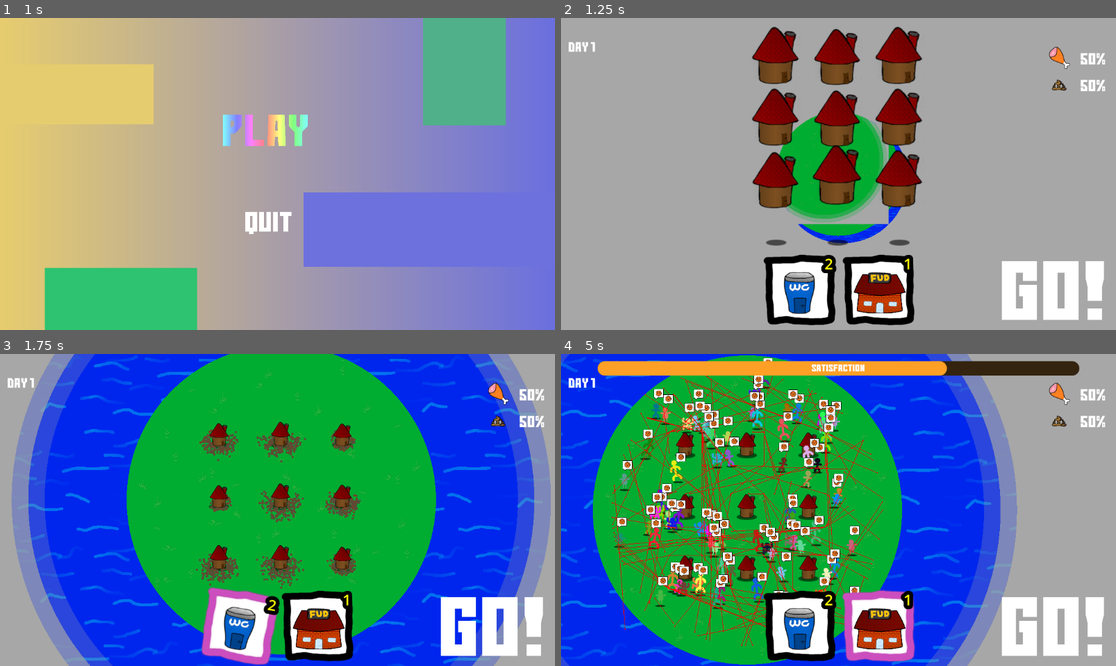
Above: before the commit, frames 1-4 (two rows, left to right).
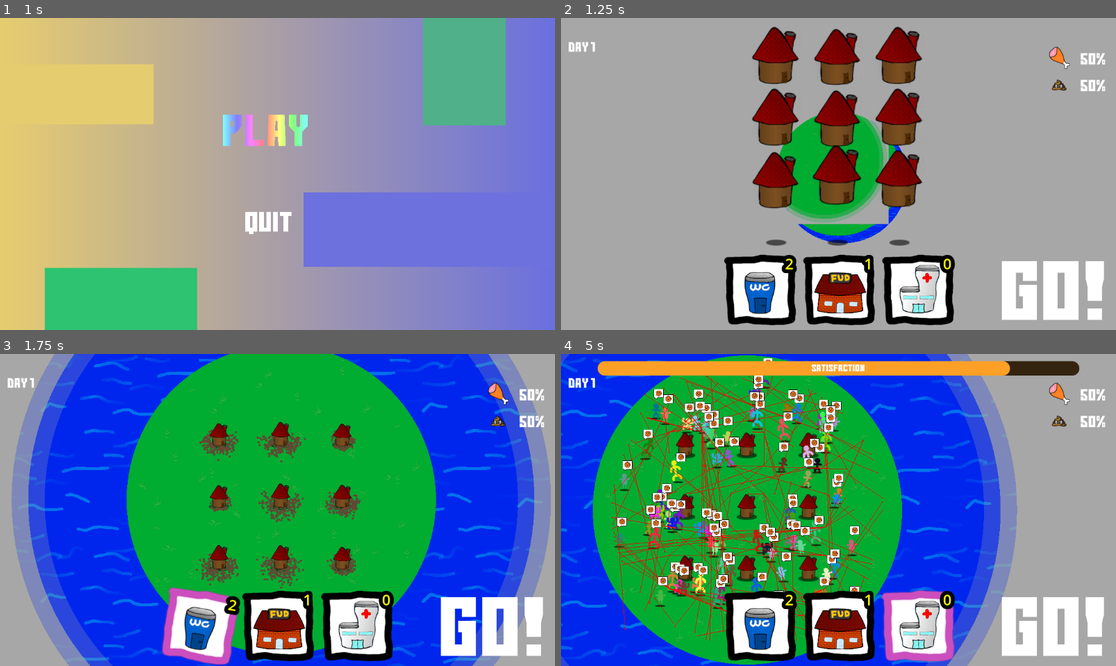
Above: after the commit, the same moments.

Repository: Viggzta/gmtk-jam-2024
Game: Godot game, scene res://main_menu.tscn
Same seed, same stepped clock (60 frames per second), same inputs: the game is played once before the commit and once after it. Sound files missing from this copy of the repository are replaced by a short silence.
Inputs (mouse positions are in pixels of both pictures, inside the frame that each line leads up to):
- Up to frame 1 (1 s): click (271, 130) at 0.5 s
- Up to frame 2 (1.25 s): no input
- Up to frame 3 (1.75 s): click "2" at 1.25 s
- Up to frame 4 (5 s): click "1" at 2 s; click (1054, 625) at 2.75 s; click (921, 628) at 3.5 s, where only the run after the commit has a clickable "0"; tap Enter at 4.25 s; move the mouse to (777, 447) at 4.27 s; press the mouse at (777, 447) at 4.28 s; hold D (right) from 4.28 s (still down)

Frame 1 is identical in both runs. In frame 2, 7.5% of the frame differs, in the area x 29-71%, y 75-99%; in frame 3, 8.2%; in frame 4, 8.5%, in the area x 29-81%, y 2-99%.

Commit message:
Add cooler levels

Diff:
--- a/src/scenes/levels/the_level.gd
+++ b/src/scenes/levels/the_level.gd
@@ -146,22 +146,30 @@
 	calculate_restrictions()
 	buildings_placed = {}
 
-func _spawn_wave(amount: int) -> void:
-	$"/root/Globals".dude_count = amount
-	print(current_max_radius)
-	for i in range(0, amount):
-		var spawn_location_radians: float = randf() * TAU
-		var spawn_location: Vector2 = Vector2(
-			cos(spawn_location_radians) * current_max_radius * building_offset + cos(spawn_location_radians) * dude_spawn_offset,
-			sin(spawn_location_radians) * current_max_radius * building_offset + sin(spawn_location_radians) * dude_spawn_offset)
-		var dude: Node2D = DUDE.instantiate()
-		dude.initialize(spawn_location, [Dude.NeedType.Eat, Dude.NeedType.Poop], building_root)
-		dude_root.add_child(dude)
+func _spawn_wave() -> void:
+	Globals.dude_count = 0
+	print("Current day: " + str(current_day))
+	for level_need_arrays: Array in Globals.level_needs[current_day]:
+		print("Step1: " + str(level_need_arrays))
+		for level_need: Pair in level_need_arrays:
+			print("Step2: " + str(level_need))
+			for i in range(0, level_need.count):
+				var spawn_location_radians: float = randf() * TAU
+				var spawn_location: Vector2 = Vector2(
+					cos(spawn_location_radians) * current_max_radius * building_offset + cos(spawn_location_radians) * dude_spawn_offset,
+					sin(spawn_location_radians) * current_max_radius * building_offset + sin(spawn_location_radians) * dude_spawn_offset)
+				_spawn_dude(spawn_location, level_need.needs_array)
+
+func _spawn_dude(spawn_location: Vector2, needs: Array[Dude.NeedType]) -> void:
+	var dude: Node2D = DUDE.instantiate()
+	dude.initialize(spawn_location, needs.duplicate(), building_root)
+	dude_root.add_child(dude)
+	Globals.dude_count += 1
 
 func _on_hud_pressed() -> void:
 	if Globals.current_state == Globals.GameState.Setup:
 		_lock_in_all_buildings()
-		_spawn_wave(dude_amount)
+		_spawn_wave()
 		_transition_game_state(globals.GameState.Rush)
 
 func _lock_in_all_buildings() -> void:
--- a/src/scenes/npc/dude.gd
+++ b/src/scenes/npc/dude.gd
@@ -1,7 +1,13 @@
 class_name Dude
 extends RigidBody2D
 
-enum NeedType {Poop, Eat, Entertainment, MedicalCare, HouseWalk}
+enum NeedType {
+	Poop,
+	Eat,
+	Entertainment,
+	MedicalCare,
+	HouseWalk,
+}
 
 const SPLAT = preload("res://scenes/npc/splat.tscn")
 
--- a/src/scenes/ui/action_bar.gd
+++ b/src/scenes/ui/action_bar.gd
@@ -5,12 +5,14 @@
 const BAJA_MAJA = preload("res://art/buildings/baja-maja.png")
 const HOUSE = preload("res://art/buildings/house3.png")
 const DONKEN = preload("res://art/buildings/donken.png")
+const HOSPITAL = preload("res://art/buildings/hospital.png")
 
 @export var button_offset: float = 100.
 
 func _ready() -> void:
 	_init_building_button(BAJA_MAJA, BuildingType.Type.ShitHouse)
 	_init_building_button(DONKEN, BuildingType.Type.Donken)
+	_init_building_button(HOSPITAL, BuildingType.Type.Hospital)
 
 func _init_building_button(resource : Resource, building_type : BuildingType.Type) -> void:
 	var ab: ActionButton = ACTION_BUTTON.instantiate()
--- a/src/scenes/ui/building_type.gd
+++ b/src/scenes/ui/building_type.gd
@@ -2,4 +2,4 @@
 
 extends Node
 
-enum Type { ShitHouse, House, Donken }
+enum Type { ShitHouse, House, Donken, Hospital }
--- a/src/scripts/Globals.gd
+++ b/src/scripts/Globals.gd
@@ -8,7 +8,7 @@
 
 var dude_count: int = 0
 var total_needs: int = 0
-var current_day :int = 0
+var current_day :int = 1
 var camera_shake: float = 0
 
 enum GameState { Setup, Rush, Failure, Success }
@@ -27,26 +27,46 @@
 	8 : {BuildingType.Type.ShitHouse : 4, BuildingType.Type.Donken : 4},
 	9 : {BuildingType.Type.ShitHouse : 4, BuildingType.Type.Donken : 4},
 	10 : {BuildingType.Type.ShitHouse : 4, BuildingType.Type.Donken : 4},
-	11 : {BuildingType.Type.ShitHouse : 4, BuildingType.Type.Donken : 4},
-	12 : {BuildingType.Type.ShitHouse : 4, BuildingType.Type.Donken : 4},
-	13 : {BuildingType.Type.ShitHouse : 4, BuildingType.Type.Donken : 4},
-	14 : {BuildingType.Type.ShitHouse : 4, BuildingType.Type.Donken : 4},
-	15 : {BuildingType.Type.ShitHouse : 4, BuildingType.Type.Donken : 4},
-	16 : {BuildingType.Type.ShitHouse : 4, BuildingType.Type.Donken : 4},
-	17 : {BuildingType.Type.ShitHouse : 4, BuildingType.Type.Donken : 4},
-	18 : {BuildingType.Type.ShitHouse : 4, BuildingType.Type.Donken : 4},
-	19 : {BuildingType.Type.ShitHouse : 4, BuildingType.Type.Donken : 4},
-	20 : {BuildingType.Type.ShitHouse : 4, BuildingType.Type.Donken : 4},
-	21 : {BuildingType.Type.ShitHouse : 4, BuildingType.Type.Donken : 4},
-	22 : {BuildingType.Type.ShitHouse : 4, BuildingType.Type.Donken : 4},
-	23 : {BuildingType.Type.ShitHouse : 4, BuildingType.Type.Donken : 4},
-	24 : {BuildingType.Type.ShitHouse : 4, BuildingType.Type.Donken : 4},
-	25 : {BuildingType.Type.ShitHouse : 4, BuildingType.Type.Donken : 4},
-	26 : {BuildingType.Type.ShitHouse : 4, BuildingType.Type.Donken : 4},
-	27 : {BuildingType.Type.ShitHouse : 4, BuildingType.Type.Donken : 4},
-	28 : {BuildingType.Type.ShitHouse : 4, BuildingType.Type.Donken : 4},
-	29 : {BuildingType.Type.ShitHouse : 4, BuildingType.Type.Donken : 4},
-	30 : {BuildingType.Type.ShitHouse : 4, BuildingType.Type.Donken : 4}
+}
+
+var level_needs: Dictionary = {
+	1 : [
+		[Pair.new([Dude.NeedType.Eat], 80)],
+	],
+	2 : [
+		[Pair.new([Dude.NeedType.Poop], 80)],
+	],
+	3 : [
+		[Pair.new([Dude.NeedType.Eat], 80)],
+		[Pair.new([Dude.NeedType.Poop], 80)],
+	],
+	4 : [
+		[Pair.new([Dude.NeedType.Eat, Dude.NeedType.Poop], 80)],
+	],
+	5 : [
+		[Pair.new([Dude.NeedType.Eat, Dude.NeedType.Poop], 80)],
+		[Pair.new([Dude.NeedType.Poop], 80)],
+	],
+	6 : [
+		[Pair.new([Dude.NeedType.Eat, Dude.NeedType.Poop], 80)],
+		[Pair.new([Dude.NeedType.Poop], 80)],
+	],
+	7 : [
+		[Pair.new([Dude.NeedType.Eat, Dude.NeedType.Poop], 80)],
+		[Pair.new([Dude.NeedType.Poop], 80)],
+	],
+	8 : [
+		[Pair.new([Dude.NeedType.Eat, Dude.NeedType.Poop], 80)],
+		[Pair.new([Dude.NeedType.Poop], 80)],
+	],
+	9 : [
+		[Pair.new([Dude.NeedType.Eat, Dude.NeedType.Poop], 80)],
+		[Pair.new([Dude.NeedType.Poop], 80)],
+	],
+	10 : [
+		[Pair.new([Dude.NeedType.Eat, Dude.NeedType.Poop], 80)],
+		[Pair.new([Dude.NeedType.Poop], 80)],
+	],
 }
 
 @onready var _music_bus := AudioServer.get_bus_index(_music_bus_name)
--- /dev/null
+++ b/src/scripts/pair.gd
@@ -0,0 +1,8 @@
+class_name Pair extends Resource
+
+var needs_array: Array[Dude.NeedType]
+var count: int
+
+func _init(array: Array[Dude.NeedType], count: int) -> void:
+	self.needs_array = array
+	self.count = count
